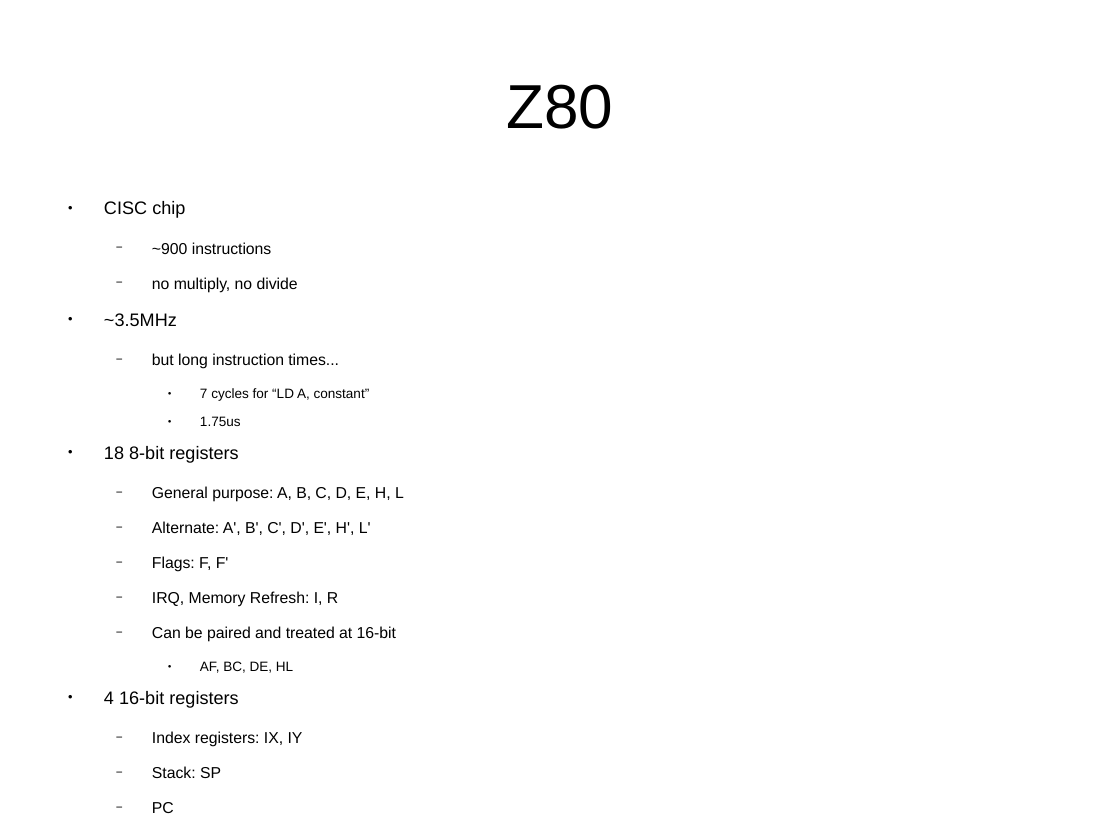
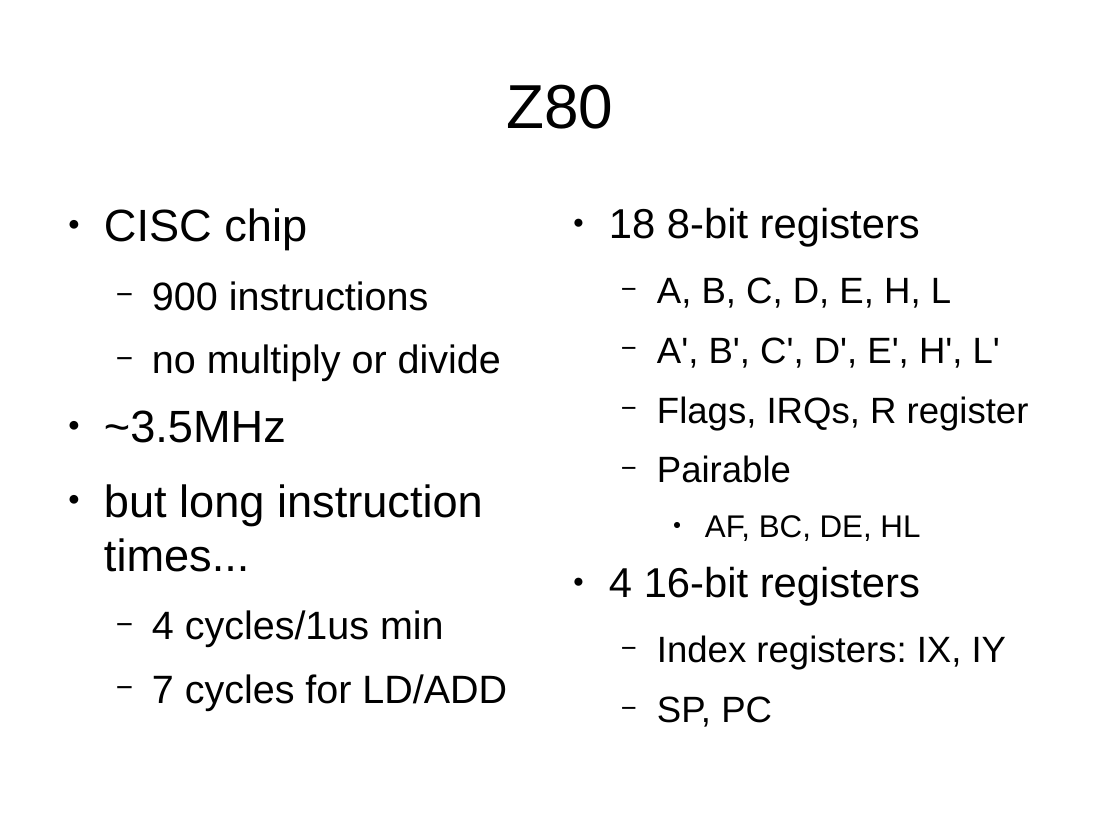
Before and after one commit to mattgodbolt/miracle-sms-emulator, a slide deck: slide 6 of emulating.odp (slide 5 before the commit). Drawn at 1120x840 pixels with LibreOffice and Linux fonts; fonts in the diff are those of the drawing. Boxes give left, top, right and bottom in pixels: in the first picture for what was removed or moved away, otherwise in the second. Text is boxed around its words. In the diff, an @@ line names an element or a change of style, - is before the commit and + after.

```diff
--- a/emulating.odp
+++ b/emulating.odp
@@ text at bbox=[104, 201, 370, 426]: paragraphs removed @@
-● CISC chip
-  − ~900 instructions
-  − no multiply, no divide
-● ~3.5MHz
-  − but long instruction times...
-    ● 7 cycles for “LD A, constant”
-    ● 1.75us
@@ text added at bbox=[104, 208, 507, 704], 28 pt, text #000000 @@
+● CISC chip
+  − 900 instructions
+  − no multiply or divide
+● ~3.5MHz
+● but long instruction times...
+  − 4 cycles/1us min
+  − 7 cycles for LD/ADD
@@ text "18 8-bit registers": place and size @@
-text "18 8-bit registers" at bbox=[104, 201, 404, 813]
+text "18 8-bit registers" at bbox=[609, 207, 1029, 669]
@@ text at bbox=[609, 207, 1006, 669]: size 12.8 to 29.6 pt in "18 8-bit registers", "4 16-bit registers"; size 9.6 to 22.2 pt in "AF, BC, DE, HL"; size 11.2 to 25.9 pt in "Index registers: IX, IY" @@
@@ text at bbox=[657, 277, 1029, 483]: text changed; size 11.2 to 25.9 pt @@
-  − General purpose: A, B, C, D, E, H, L
-  − Alternate: A', B', C', D', E', H', L'
-  − Flags: F, F'
-  − IRQ, Memory Refresh: I, R
-  − Can be paired and treated at 16-bit
+  − A, B, C, D, E, H, L
+  − A', B', C', D', E', H', L'
+  − Flags, IRQs, R register
+  − Pairable
@@ text at bbox=[152, 766, 221, 813]: text changed; size 11.2 to 25.9 pt @@
-  − Stack: SP
-  − PC
+  − SP, PC
```
Also in this commit, not shown: 2 other slides changed, 4 slides added, 2 slides removed, 1 other file.
